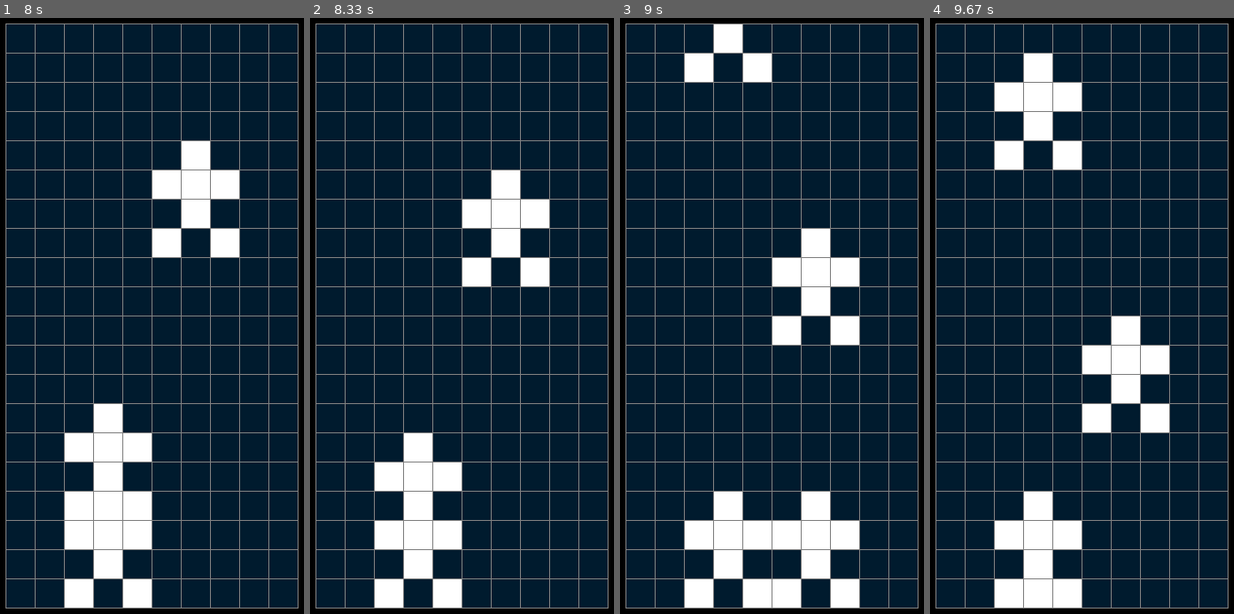
Above: before the commit, frames 1-4 (left to right).
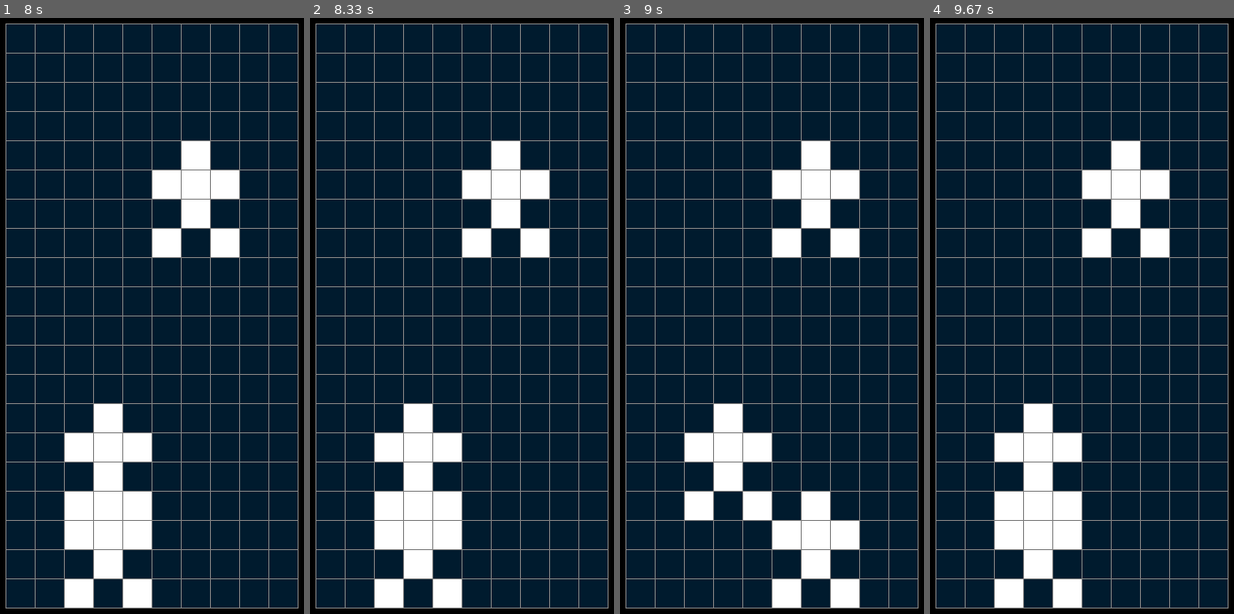
Above: after the commit, the same moments.

Repository: ParsaSedighi/pygame-Brick-Car
Game: pygame game, started from game.py
The game is run twice, just before and just after one commit, with the same random seed, the same clock (stepped at 60 frames per second) and the same inputs.
Inputs:
- Up to frame 1 (8 s): hold Right 0.33-0.8 s; hold Left 1.33-1.87 s; hold Right 2.33-2.97 s; hold Left 3-3.47 s; hold Right 3.5-3.97 s; hold Right 4-4.47 s; hold Left 4.5-5.03 s; hold Right 5.5-6.13 s; hold Left 6.17-6.63 s; hold Right 6.67-7.13 s; hold Right 7.17-7.63 s; hold Left from 7.67 s (still down)
- Up to frame 2 (8.33 s): release Left at 8.2 s
- Up to frame 3 (9 s): hold Right from 8.67 s (still down)
- Up to frame 4 (9.67 s): release Right at 9.3 s; hold Left from 9.33 s (still down)

Frame 1 is identical in both runs. In frame 2, 7.5% of the frame differs, in the area x 21-79%, y 20-85%; in frame 3, 14%, in the area x 21-79%, y 1-99%; in frame 4, 13%.

Commit message:
Added gameover status (without text)

Diff:
--- a/game.py
+++ b/game.py
@@ -45,7 +45,7 @@
 
 
 def get_player():
-    return Object(2, -4, car)
+    return Object(2, ROW-4, car)
 
 
 def get_enemy():
@@ -98,6 +98,8 @@
 pygame.time.set_timer(spawn, spawn_time)
 
 move_enemies = False
+INF = 999999999
+
 while not done:
     grid = [[BG for _ in range(COL)] for _ in range(ROW)]
 
@@ -133,5 +135,13 @@
     draw_window(SCREEN)
     draw_guide(SCREEN, ROW + 1, COL + 1)
 
+    # GAME OVER
+    for i in all_enemies:
+        if i == [player.y, player.x]:
+            tick_speed = INF
+            spawn_time = tick_speed
+            pygame.time.set_timer(tick, tick_speed)
+            pygame.time.set_timer(spawn, spawn_time)
+
     pygame.display.flip()  # Draw the screen each frame
 ###############################################################################
